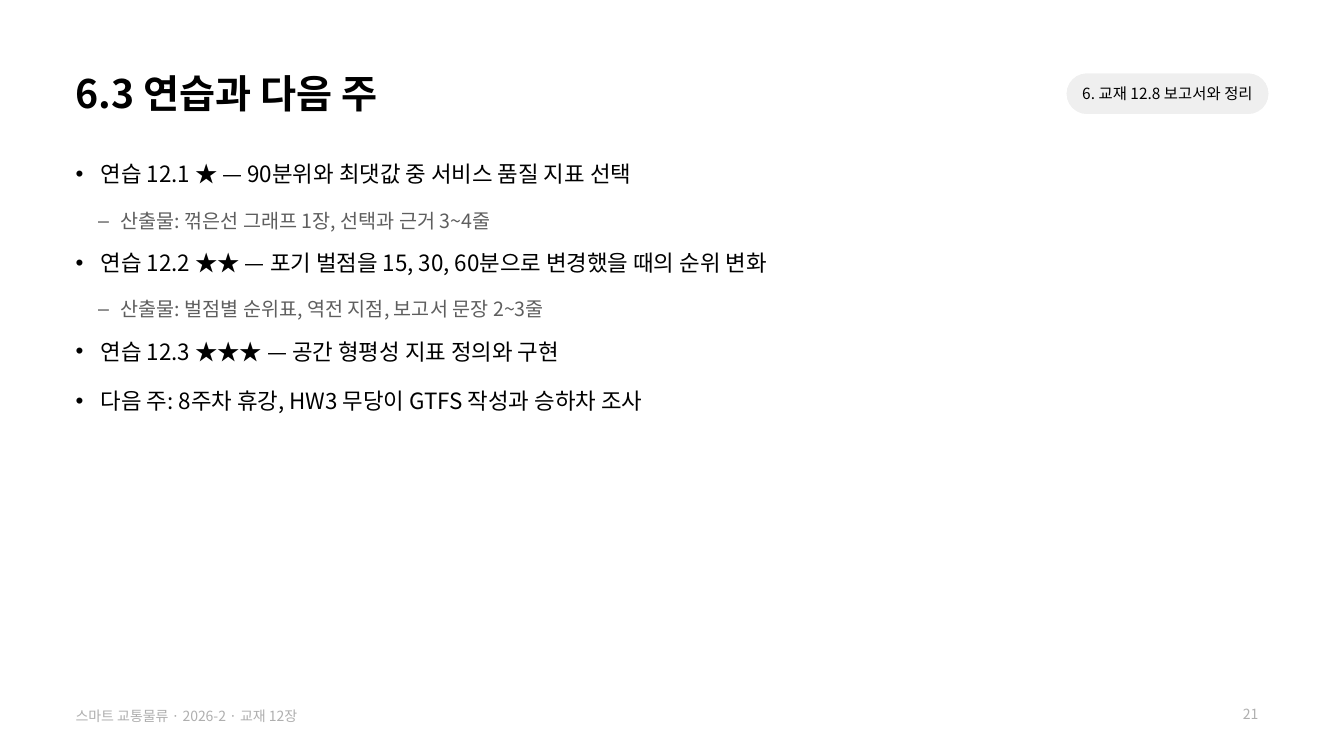
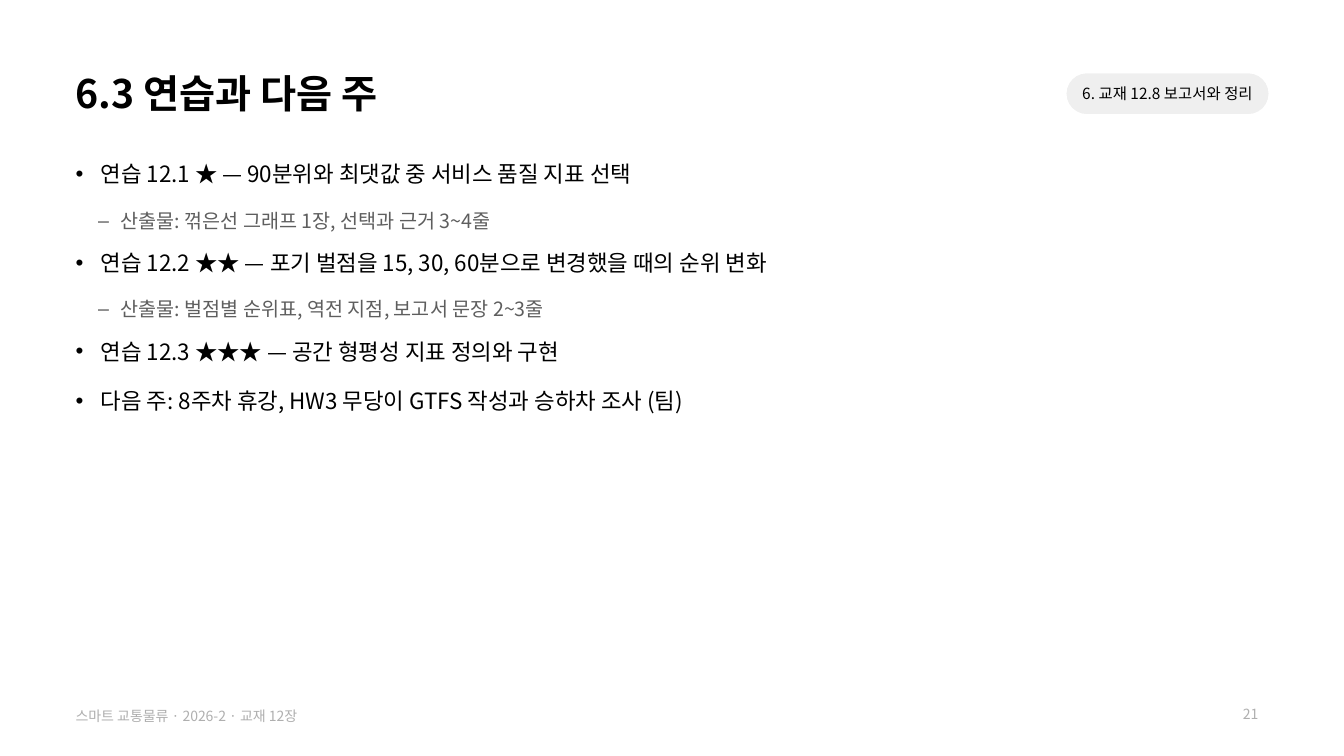
Before and after one commit to jihoyeo/smart-transport-logistics, a slide deck: slide 21 of slides/week07/ch12_metrics.pptx. Drawn at 1344x756 pixels with LibreOffice and Linux fonts; fonts in the diff are those of the drawing. Boxes give left, top, right and bottom in pixels: in the first picture for what was removed or moved away, otherwise in the second. Text is boxed around its words. In the diff, an @@ line names an element or a change of style, - is before the commit and + after.

```diff
--- a/slides/week07/ch12_metrics.pptx
+++ b/slides/week07/ch12_metrics.pptx
@@ text at (x1=101, y1=390, x2=683, y2=414): text changed @@
-• 다음 주: 8주차 휴강, HW3 무당이 GTFS 작성과 승하차 조사
+• 다음 주: 8주차 휴강, HW3 무당이 GTFS 작성과 승하차 조사 (팀)
```
Also in this commit, not shown: 6 other files.
